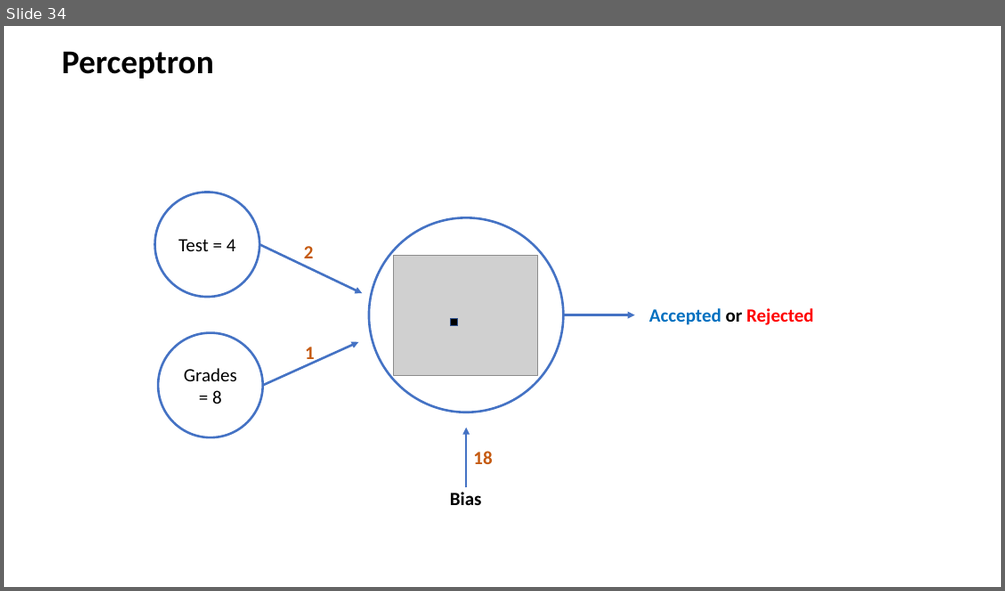
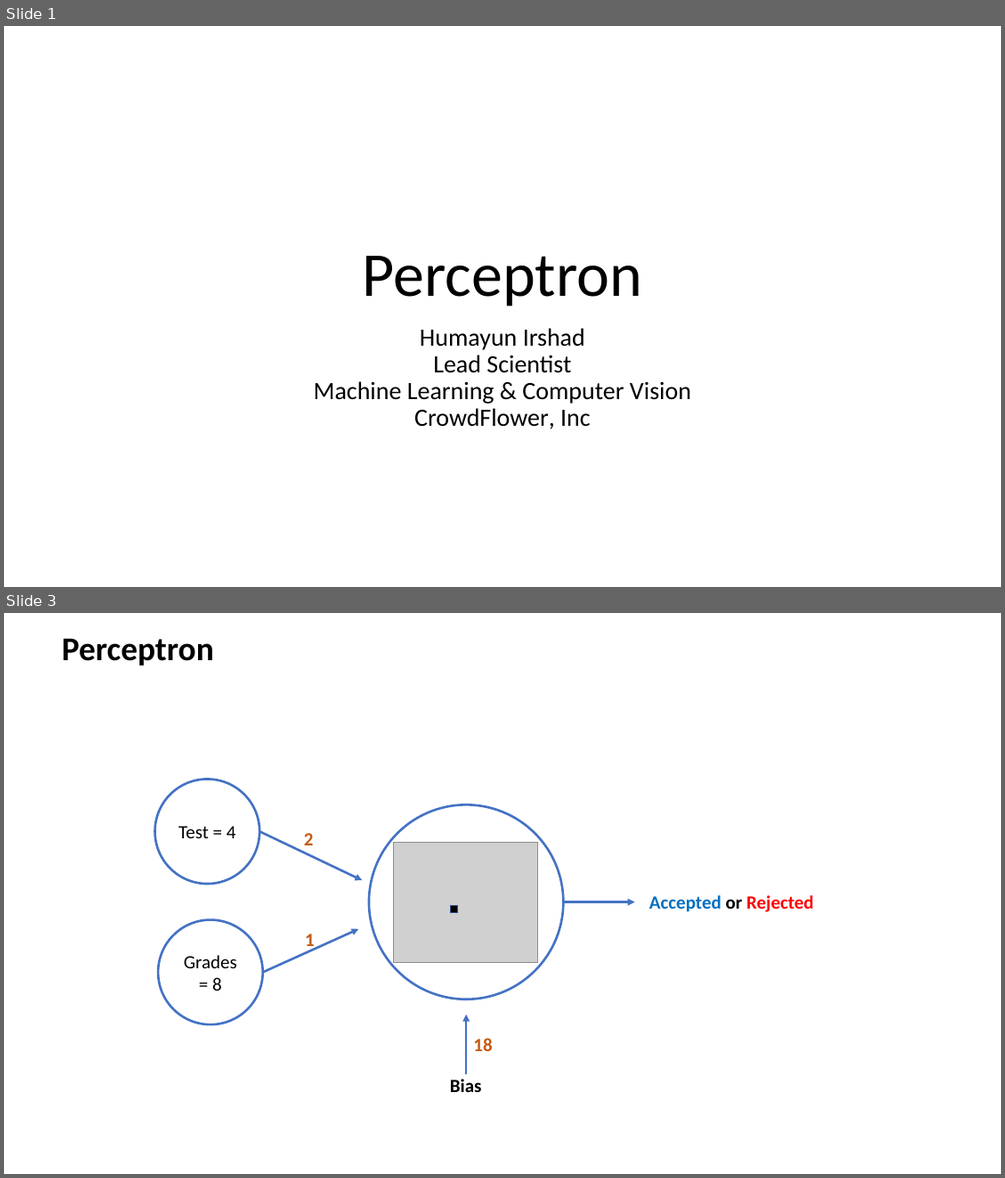
Before and after one commit to humayun/dl-dataday-workshop, a slide deck: DataDay_Workshop.pptx. Shown one above the other, each under a label of ours: slide 34 before the commit, slides 1 and 3 after it; the slides between them are not shown. The pictures are 1005x591 and 1005x1178 pixels, drawn with LibreOffice and Linux fonts; fonts in the diff are those of the drawing; grey boxes stand for pictures. Boxes give left, top, right and bottom in pixels: in the first picture for what was removed or moved away, otherwise in the second. Text is boxed around its words. In the diff, an @@ line names an element or a change of style, - is before the commit and + after.

```diff
--- a/DataDay_Workshop.pptx
+++ b/DataDay_Workshop.pptx
@@ slide 1 added at bbox=[4, 26, 1001, 587], background #FFFFFF @@
@@ title added at bbox=[363, 256, 642, 306], 60 pt, text #000000 @@
+Perceptron
@@ subtitle added at bbox=[314, 328, 691, 429], 24 pt, text #000000 @@
+Humayun Irshad
+Lead Scientist
+Machine Learning & Computer Vision
+CrowdFlower, Inc
@@ what was slide 34 is now slide 3 @@
```
Also in this commit, not shown: 32 slides removed, 12 other files.
